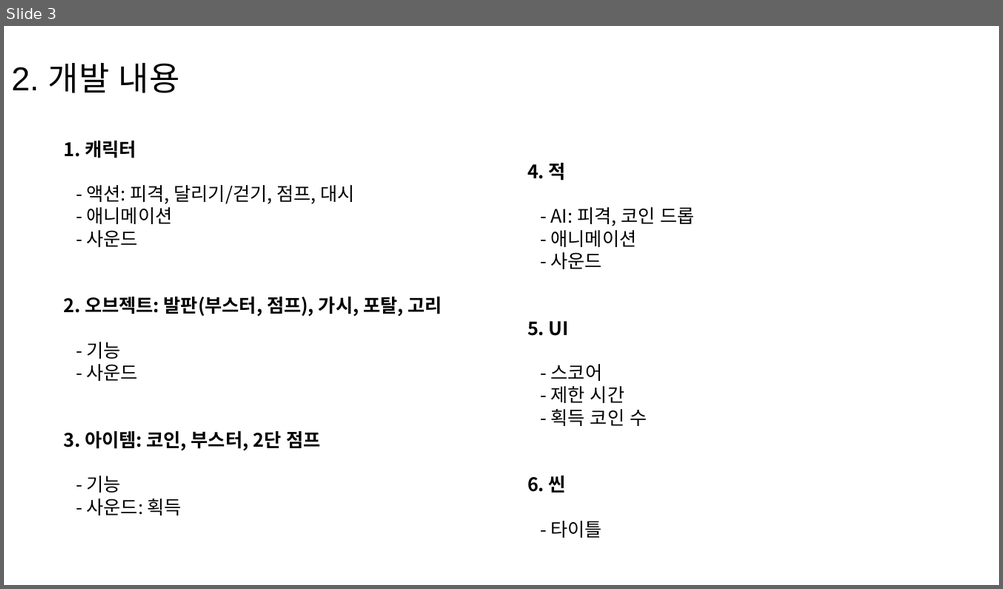
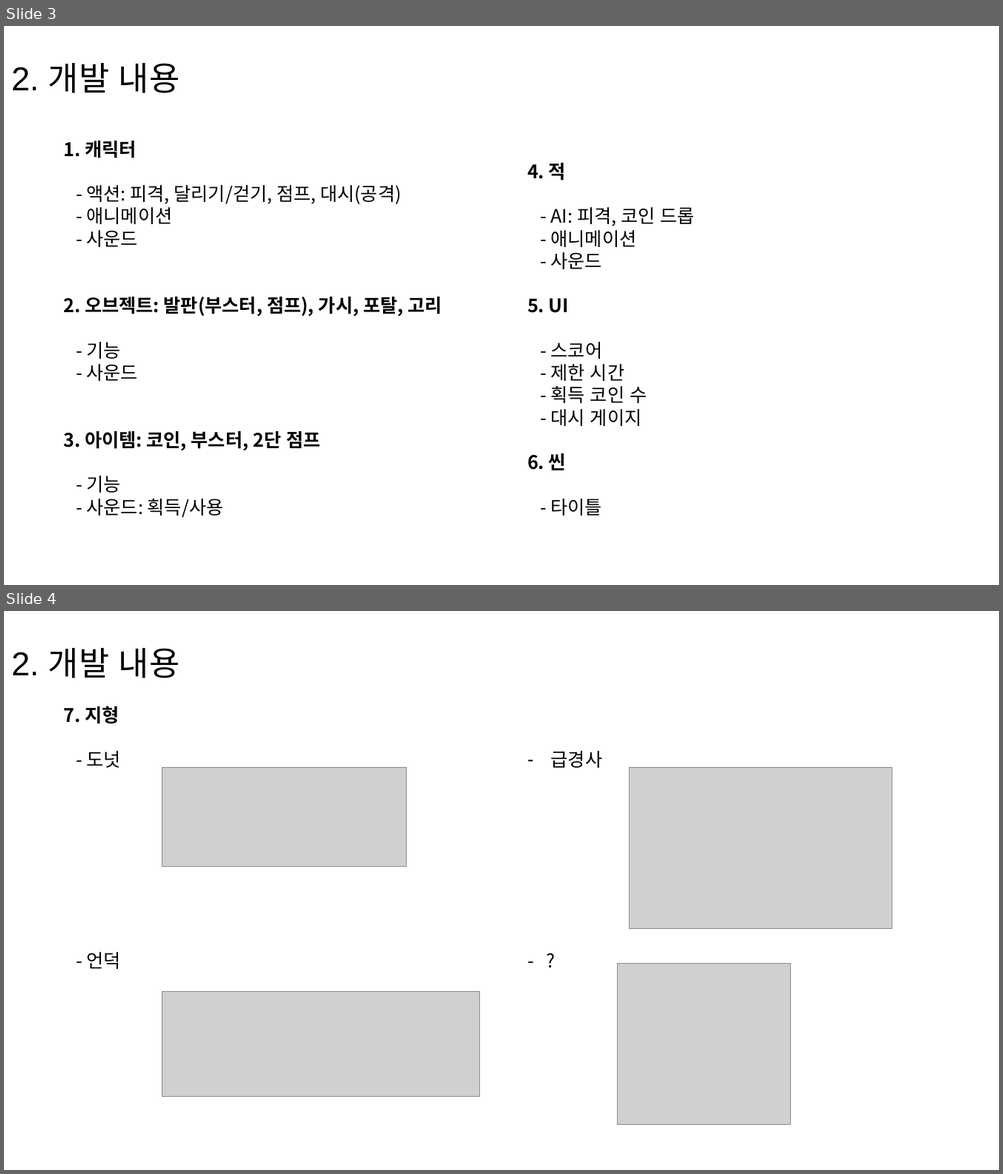
Before and after one commit to chodott/winter_project, a slide deck: Sonic_project.pptx. Shown one above the other, each under a label of ours: slide 3 before the commit, slides 3 and 4 after it. The pictures are 1003x589 and 1003x1174 pixels, drawn with LibreOffice and Linux fonts; fonts in the diff are those of the drawing; grey boxes stand for pictures. Boxes give left, top, right and bottom in pixels: in the first picture for what was removed or moved away, otherwise in the second. Text is boxed around its words. In the diff, an @@ line names an element or a change of style, - is before the commit and + after.

```diff
--- a/Sonic_project.pptx
+++ b/Sonic_project.pptx
@@ slide 4 added at [4, 611, 999, 1170], background #FFFFFF @@
@@ text added at [11, 648, 179, 678], 32 pt, text #000000 @@
+2. 개발 내용
@@ text added at [63, 706, 603, 768], 18 pt, text #000000 @@
+7. 지형
+- 도넛
+- 언덕
+– 급경사
+- ?
@@ picture added at [162, 768, 406, 867] @@
@@ picture added at [629, 768, 891, 930] @@
@@ picture added at [617, 964, 791, 1125] @@
@@ picture added at [162, 991, 479, 1097] @@
@@ slide 3 changed as well @@
@@ text at [63, 141, 602, 518]: paragraph added @@
+- 대시 게이지
@@ text at [87, 185, 401, 204]: text changed @@
-- 액션: 피격, 달리기/걷기, 점프, 대시
+- 액션: 피격, 달리기/걷기, 점프, 대시(공격)
@@ text at [87, 499, 224, 518]: text changed @@
-- 사운드: 획득
+- 사운드: 획득/사용
```
Also in this commit, not shown: 3 other slides changed, 1 other slide added, 2 other files.
